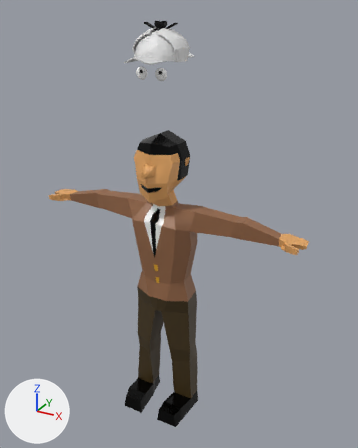
One commit to the Blender file My dreams and visions.blend: the scene before it, then after it.
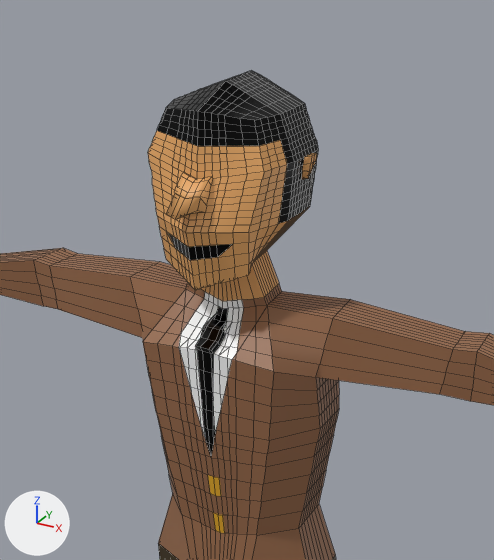
The first picture shows the older version from a 50 mm camera at (10.02, -16.97, 5.98) aimed at (0.46, 0.4, -2.7). The close-ups show the older and then the newer version on the part from 24% to 69% of the width and 24% to 65% of the height of that picture. Only the edits that show in the close-ups are written down. Arrows for +X, +Y and +Z are at lower left; the lights stay in place. The close-ups show mesh edges as thin lines.

Names of what the first close-up shows: 'Human.001'.
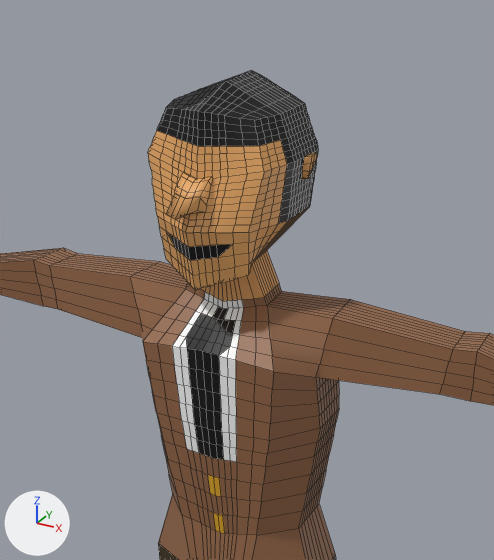
What differs and where, as boxes (x1, y1, x2, y2) in the close-ups (494 x 560 px):
'Human.001', surface changed, reshaped: (0, 71, 494, 560) in both
part 1 of me_cube_001, built on: (164, 289, 270, 459) in both
part 2 of me_cube_001, recoloured (white to black): (187, 315, 230, 388) in both
part 3 of me_cube_001, recoloured (brown to white): (175, 365, 237, 462) in both
part 4 of me_cube_001, recoloured (brown to black): (195, 425, 224, 460) in both

The change, as a list of edits to the scene's bpy script:
```text
Change mat_material:
    mat_material.metallic: 0.6 -> 0.0
    mat_material.roughness: 0.2 -> 0.5
Change me_cube_001:
    used by ob_human_001; location = (0.0, 0.0, 0.0)
    remove me_cube_001.from_pydata(...)  # 2589 vertices, 2579 faces; spans x -6.16..6.16, y -1.74..0.88, z -12.08..1.38
    add me_cube_001.from_pydata(...)  # 2533 vertices, 2515 faces; spans x -6.16..6.16, y -1.74..0.88, z -12.08..1.38
    me_cube_001 part 1
    63 vertices are removed from x -0.58..0.59, y -1.11..-0.5, z -3.66..-1.82
    121 faces are deleted
    7 vertices in x -0.32..0.27, y -0.86..-0.56, z -2.16..-1.9 move by (0.0, -0.06, 0.05)
    6 vertices move from x -0.21..0.31, y -1.12..-0.7, z -2.12..-2.03 to x -0.21..0.31, y -0.94..-0.77, z -2.1..-1.98
    7 vertices are added at x -0.36..0.2, y -0.93..-0.63, z -2.12..-1.86
    14 new faces join them, mat_material_001 (white #ffffff)
    34 new faces join them, mat_material (black #000000)
    9 new faces join them, mat_material_009 (brown #966949)
    me_cube_001 part 2: 4 faces spanning x -0.32..0.34, y -1.06..-0.62, z -2.82..-1.85 switch from mat_material_001 (white #ffffff) to mat_material (black #000000)
    me_cube_001 part 3: 16 faces spanning x -0.51..0.48, y -1.01..-0.87, z -3.9..-2.53 switch from mat_material_009 (brown #966949) to mat_material_001 (white #ffffff)
    me_cube_001 part 4: 3 faces spanning x -0.23..0.21, y -0.96..-0.88, z -3.9..-3.41 switch from mat_material_009 (brown #966949) to mat_material (black #000000)
```
